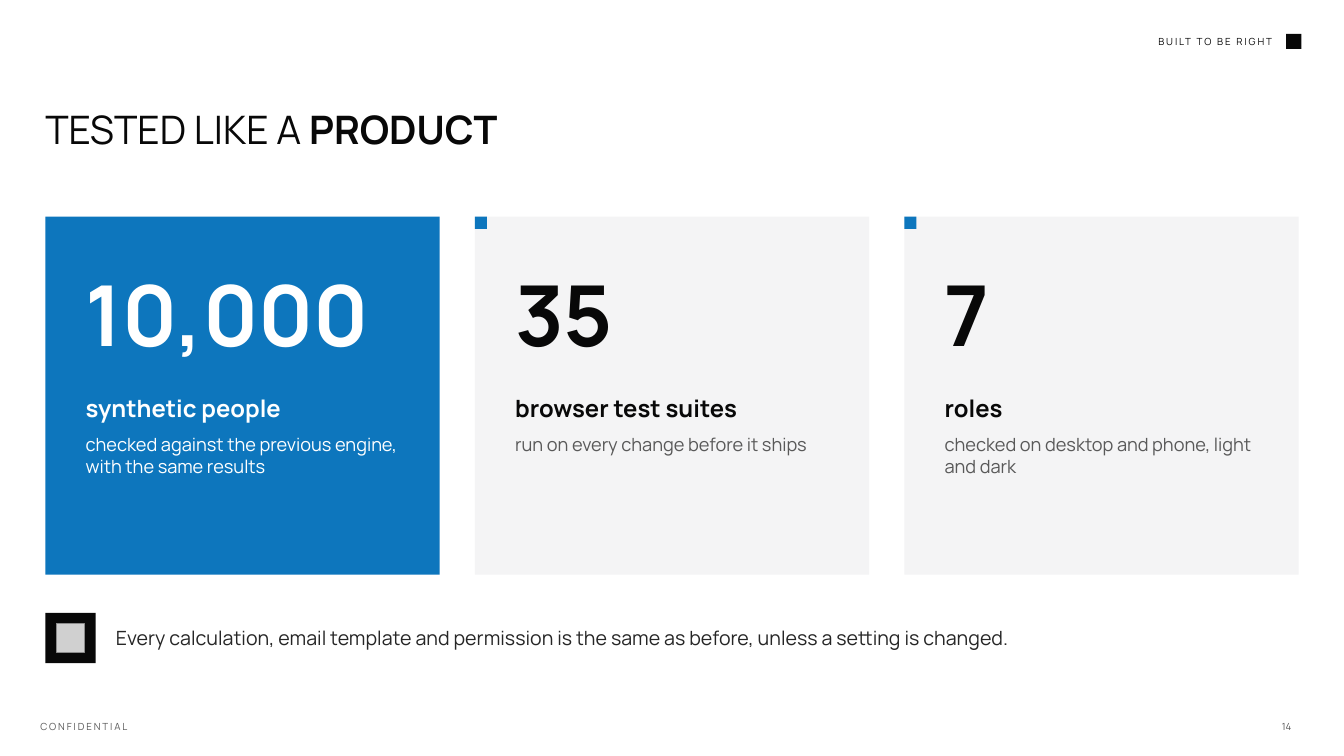
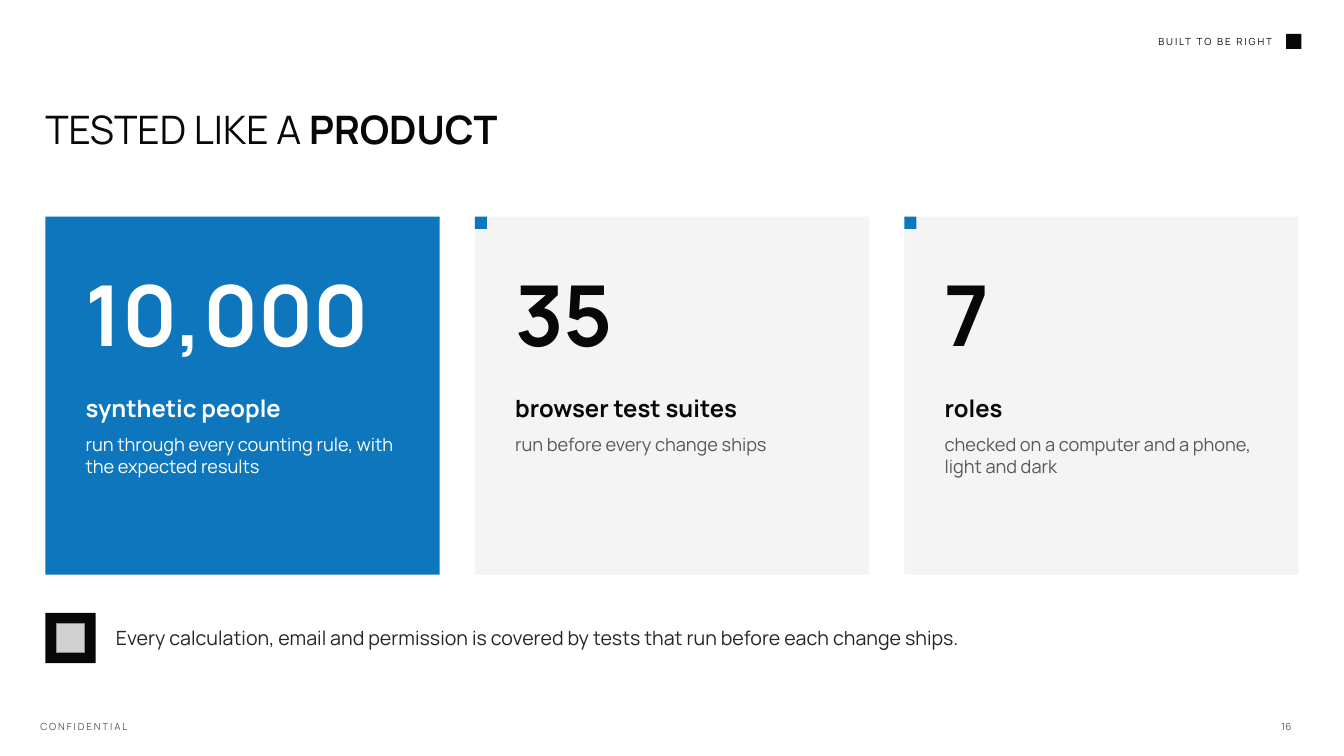
Before and after one commit to Wizdeed1/s, a slide deck: slide 16 of final/MC Monthly Report Builder - Overview.pptx (slide 14 before the commit). Drawn at 1344x756 pixels with LibreOffice and Linux fonts; fonts in the diff are those of the drawing; grey boxes stand for pictures; background and template pictures are left out. Boxes give left, top, right and bottom in pixels: in the first picture for what was removed or moved away, otherwise in the second. Text is boxed around its words. In the diff, an @@ line names an element or a change of style, - is before the commit and + after.

```diff
--- a/final/MC Monthly Report Builder - Overview.pptx
+++ b/final/MC Monthly Report Builder - Overview.pptx
@@ text at <box>86,437,393,478</box>: text changed @@
-checked against the previous engine, with the same results
+run through every counting rule, with the expected results
@@ text at <box>515,437,767,456</box>: text changed @@
-run on every change before it ships
+run before every change ships
@@ text at <box>945,438,1251,478</box>: text changed @@
-checked on desktop and phone, light and dark
+checked on a computer and a phone, light and dark
@@ text at <box>116,630,958,650</box>: text changed @@
-Every calculation, email template and permission is the same as before, unless a setting is changed.
+Every calculation, email and permission is covered by tests that run before each change ships.
@@ page number at <box>1281,723,1291,730</box>: text changed @@
-14
+16
```
Also in this commit, not shown: 12 other slides changed, 3 slides added, 1 slide removed, 4 other files.
